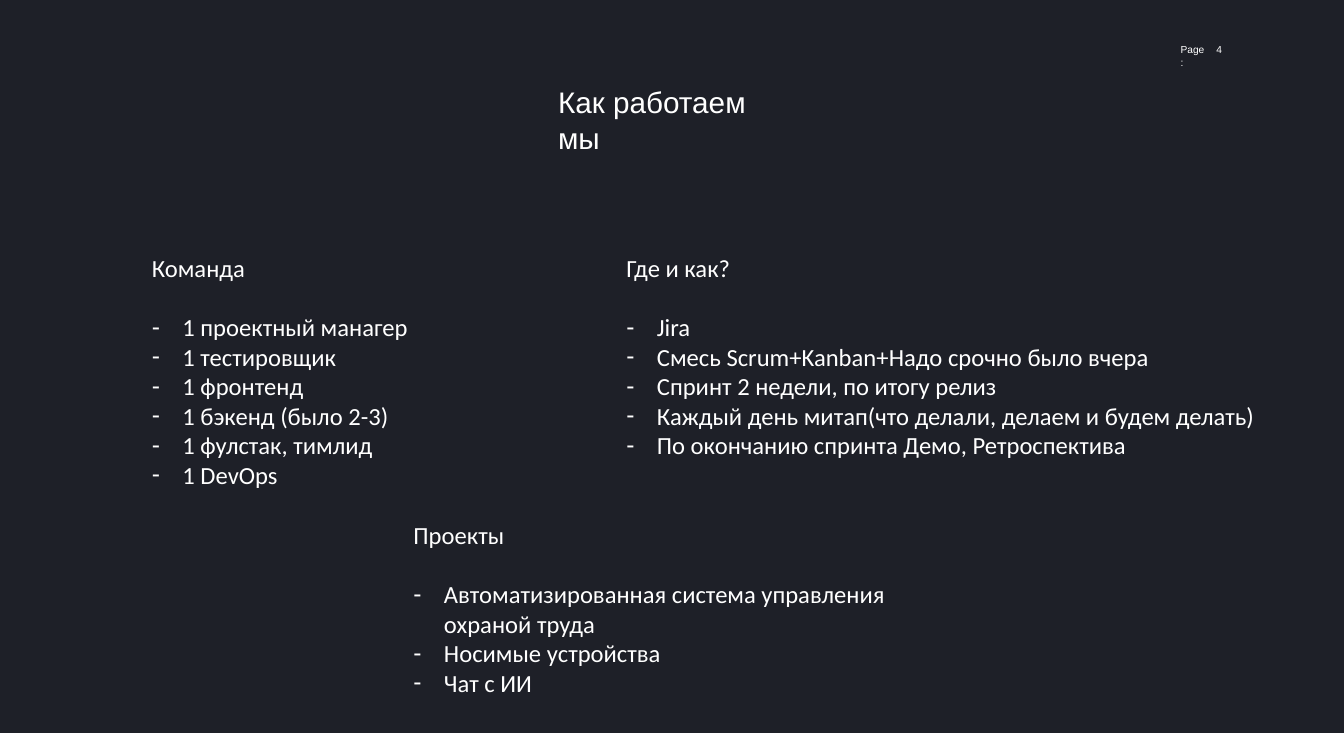
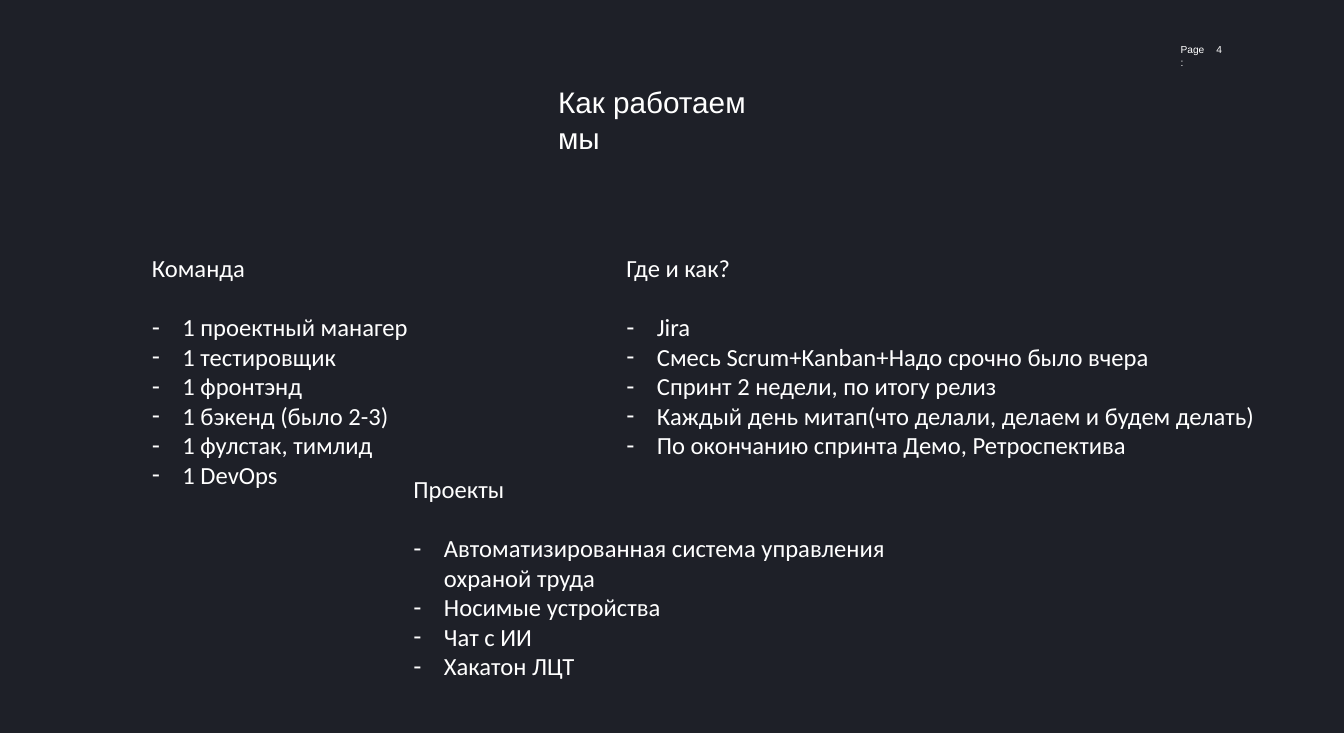
Before and after one commit to abat-voix/project-workshop, a slide deck: slide 4 of docs/мой_семинар/1. Выбираем продукт и строим бизнес-модель.pptx. Drawn at 1344x733 pixels with LibreOffice and Linux fonts; fonts in the diff are those of the drawing. Boxes give left, top, right and bottom in pixels: in the first picture for what was removed or moved away, otherwise in the second. Text is boxed around its words. In the diff, an @@ line names an element or a change of style, - is before the commit and + after.

```diff
--- a/docs/мой_семинар/1. Выбираем продукт и строим бизнес-модель.pptx
+++ b/docs/мой_семинар/1. Выбираем продукт и строим бизнес-модель.pptx
@@ text at bbox=[182, 378, 302, 399]: text changed @@
-– 1 фронтенд
+– 1 фронтэнд
@@ text "Проекты": place and size @@
-text "Проекты" at bbox=[413, 528, 884, 692]
+text "Проекты" at bbox=[413, 482, 884, 679]
@@ text at bbox=[444, 659, 574, 679]: paragraph added @@
+– Хакатон ЛЦТ
```
Also in this commit, not shown: 2 other slides changed, 6 other files.
